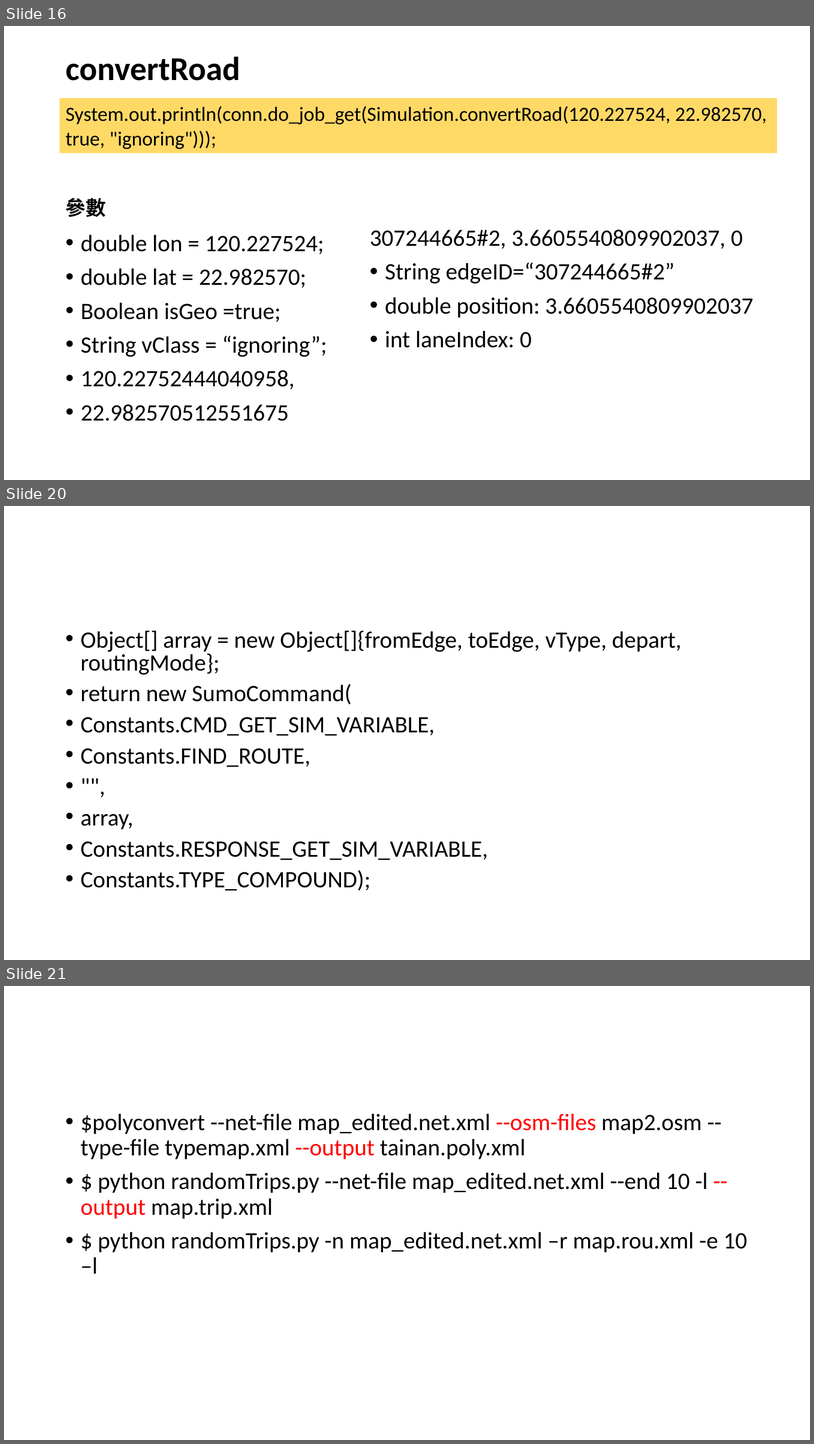
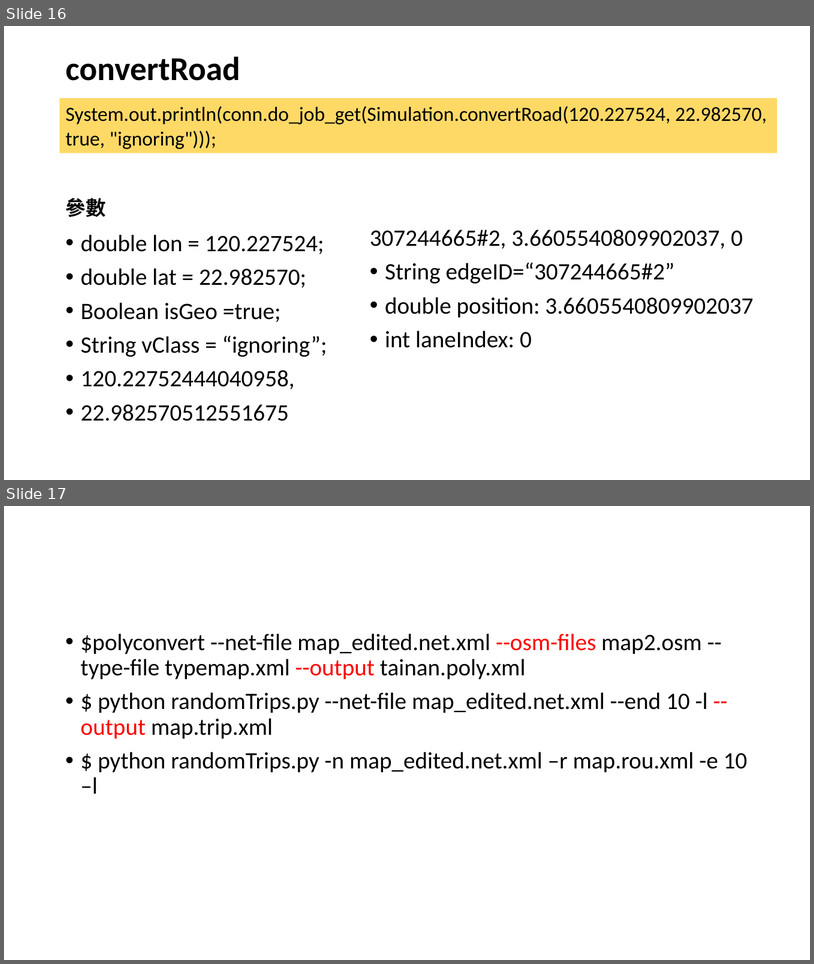
Before and after one commit to YenKang/Smart-Logistics-Plan, a slide deck: eclipse workspace/java_library/sumo_implementation recording.pptx. Shown one above the other, each under a label of ours: slides 16, 20 and 21 before the commit, slides 16 and 17 after it; the slides between them are not shown. The pictures are 814x1444 and 814x964 pixels, drawn with LibreOffice and Linux fonts; fonts in the diff are those of the drawing. Boxes give left, top, right and bottom in pixels: in the first picture for what was removed or moved away, otherwise in the second. Text is boxed around its words. In the diff, an @@ line names an element or a change of style, - is before the commit and + after.

```diff
--- a/eclipse workspace/java_library/sumo_implementation recording.pptx
+++ b/eclipse workspace/java_library/sumo_implementation recording.pptx
@@ slide 20 removed at (4, 506, 810, 960), background #FFFFFF @@
@@ text removed at (81, 630, 682, 891) @@
-• Object[] array = new Object[]{fromEdge, toEdge, vType, depart, routingMode};
-• return new SumoCommand(
-• Constants.CMD_GET_SIM_VARIABLE,
-• Constants.FIND_ROUTE,
-• "",
-• array,
-• Constants.RESPONSE_GET_SIM_VARIABLE,
-• Constants.TYPE_COMPOUND);
@@ what was slide 21 is now slide 17 @@
```
Also in this commit, not shown: 5 slides added, 3 other slides removed, 1 other file.
